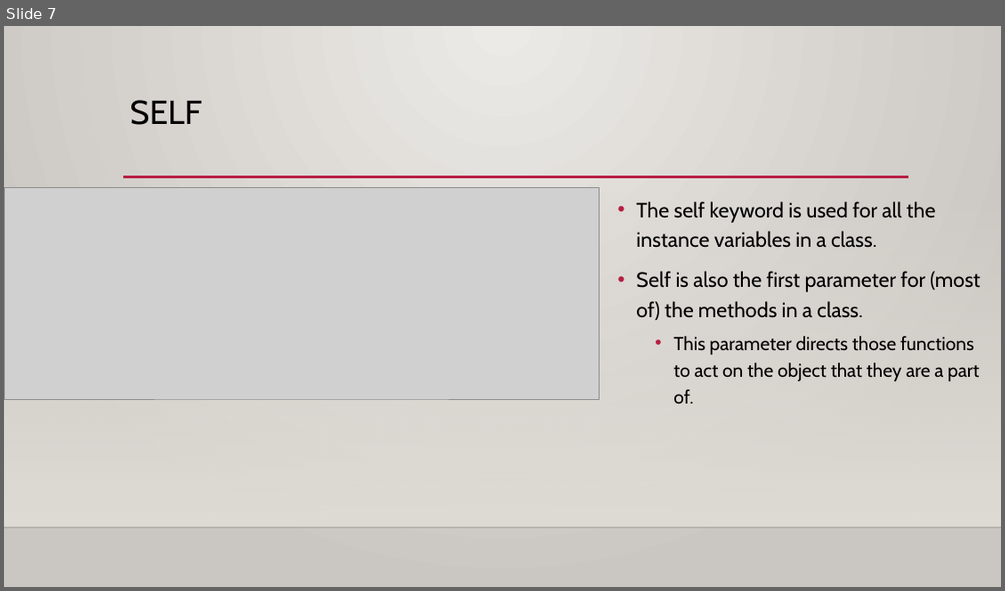
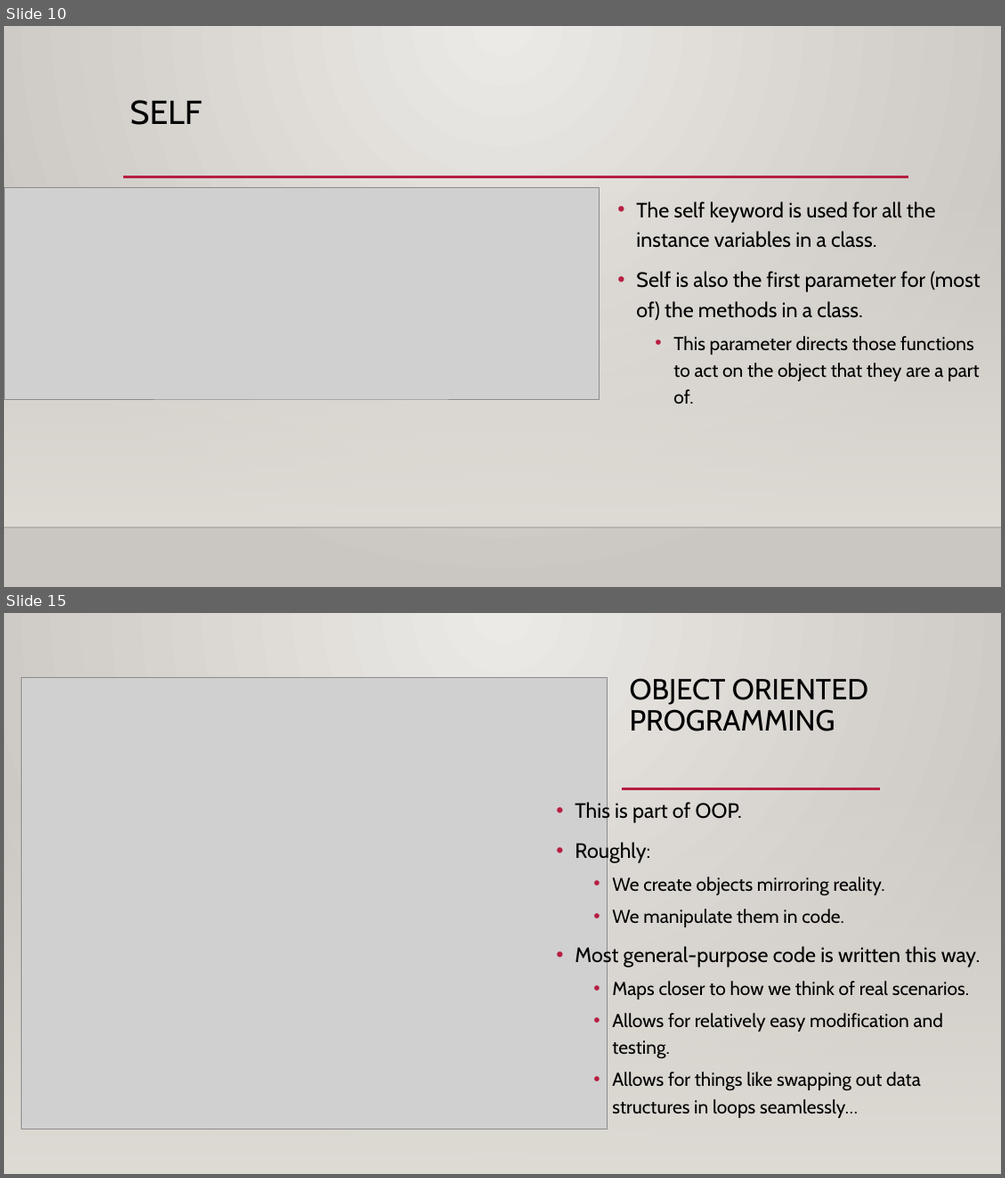
Before and after one commit to AkeemSemperDataScience/Programming_Basics_for_Machine_Learning_Students, a slide deck: reference_material/slides/006_classes_obj_1.pptx. Shown one above the other, each under a label of ours: slide 7 before the commit, slides 10 and 15 after it; the slides between them are not shown. The pictures are 1005x591 and 1005x1178 pixels, drawn with LibreOffice and Linux fonts; fonts in the diff are those of the drawing; grey boxes stand for pictures; background and template pictures are left out. Boxes give left, top, right and bottom in pixels: in the first picture for what was removed or moved away, otherwise in the second. Text is boxed around its words. In the diff, an @@ line names an element or a change of style, - is before the commit and + after.

```diff
--- a/reference_material/slides/006_classes_obj_1.pptx
+++ b/reference_material/slides/006_classes_obj_1.pptx
@@ slide 15 added at [4, 613, 1001, 1174], background gradient #ECEAE7 to #CAC7C1; not listed: 3 template elements that a slide beside it also shows @@
@@ rectangle added at [4, 613, 1001, 1174], fill gradient #ECEAE7 to #CAC7C1 @@
@@ picture added at [21, 677, 607, 1128] @@
@@ title added at [630, 678, 868, 731], 28 pt, text #000000 @@
+OBJECT ORIENTED PROGRAMMING
@@ rectangle added at [4, 779, 1001, 1174], fill gradient #DFDBD5 @@
@@ line added from (622, 788) to (881, 788), #B71E42 2.5 pt @@
@@ text added at [574, 800, 979, 1118], 18 pt, text #000000 @@
+• This is part of OOP.
+• Roughly:
+  • We create objects mirroring reality.
+  • We manipulate them in code.
+• Most general-purpose code is written this way.
+  • Maps closer to how we think of real scenarios.
+  • Allows for relatively easy modification and testing.
+  • Allows for things like swapping out data structures in loops seamlessly…
@@ what was slide 7 is now slide 10 @@
```
Also in this commit, not shown: 5 slides changed, 3 other slides added, 1 other file.
